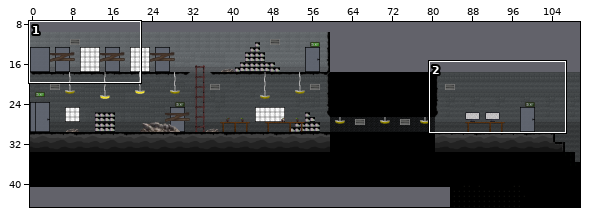
Tiled map (JSON): src/assets/maps/carte_recto.json. The first picture is a wide view before the edit; the outline marks the close-up.
Close-up. Old version:
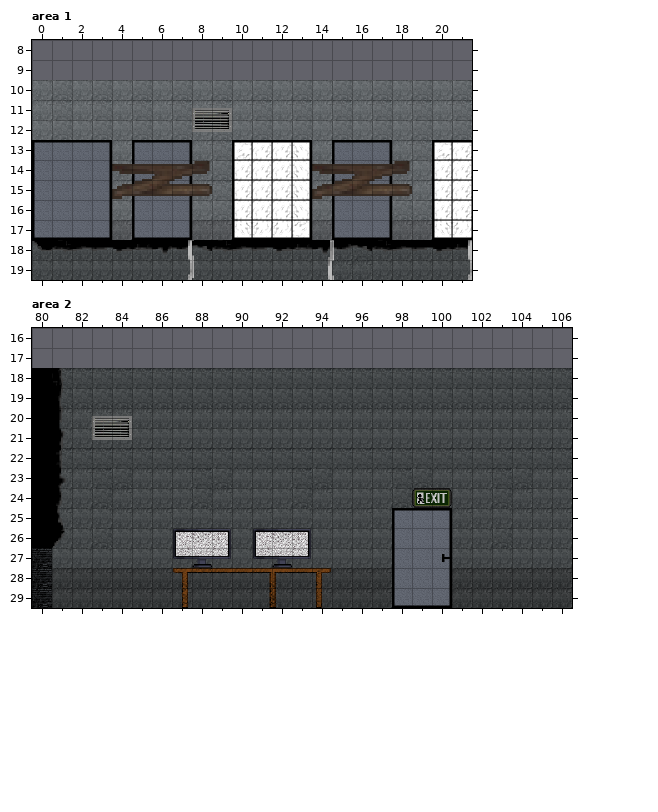
Cells are 32x32 px. Shown: area 1 x 0..21, y 8..19; area 2 x 80..106, y 16..29. The commit also changed other parts of the map, which this record leaves out.
New version:
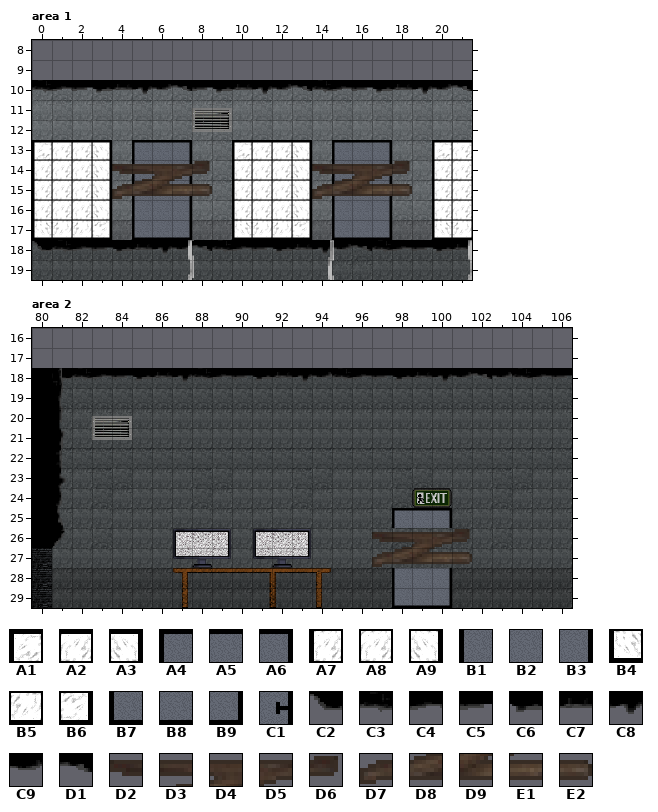
Key: from "tileset_image": A1 8, A2 9, A3 10, A4 40, A5 41, A6 42, A7 48, A8 49, A9 50, B1 80, B2 81, B3 82, B4 88, B5 89, B6 90, B7 120, B8 121, B9 122, C1 162, C2 350, C3 351, C4 352, C5 353, C6 354, C7 355, C8 356, C9 357, D1 358, D2 448, D3 449, D4 450, D5 451, D6 452, D7 488, D8 489, D9 490, E1 491, E2 492.
__ is an empty cell, .. an unchanged one.
Diff:
--- layer "platform_layer", area 1
@@ x 0..21 @@
-10 __ __ __ __ __ __ __ __ __ __ __ __ __ __ __ __ __ __ __ __ __ __
+10 C3 C4 C5 C6 C7 C8 C9 D1 C5 C6 C7 C8 C9 D1 C3 C4 C5 C6 C7 C8 C9 D1
--- layer "decoration_back_layer", area 1
@@ x 0..3 @@
-13 A4 A5 A5 A6
-14 B1 B2 B2 B3
-15 B1 B2 B2 B3
-16 B1 B2 B2 B3
-17 B7 B8 B8 B9
+13 A1 A2 A2 A3
+14 A7 A8 A8 A9
+15 A7 A8 A8 A9
+16 A7 A8 A8 A9
+17 B4 B5 B5 B6
--- layer "platform_layer", area 2
@@ x 81..106 @@
-18 __ __ __ __ __ __ __ __ __ __ __ __ __ __ __ __ __ __ __ __ __ __ __ __ __ __
+18 C2 C3 C4 C5 C6 C7 C8 C3 C4 C5 C6 C7 C8 C9 C3 C4 C5 C6 C7 C8 C9 D1 C9 C3 C4 C5
--- layer "decoration_back_layer", area 2
@@ x 97..101 @@
-26 __ B1 B2 B3 __
-27 __ B1 B2 C1 __
+26 D2 D3 D4 D5 D6
+27 D7 D8 D9 E1 E2
